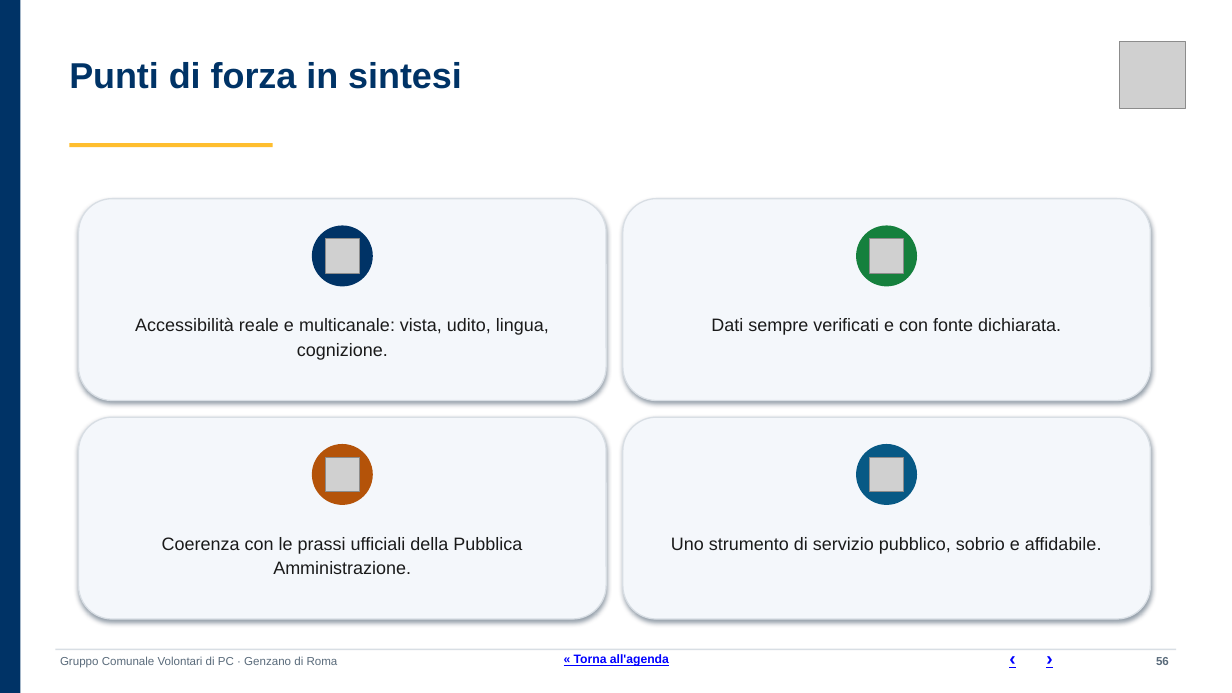
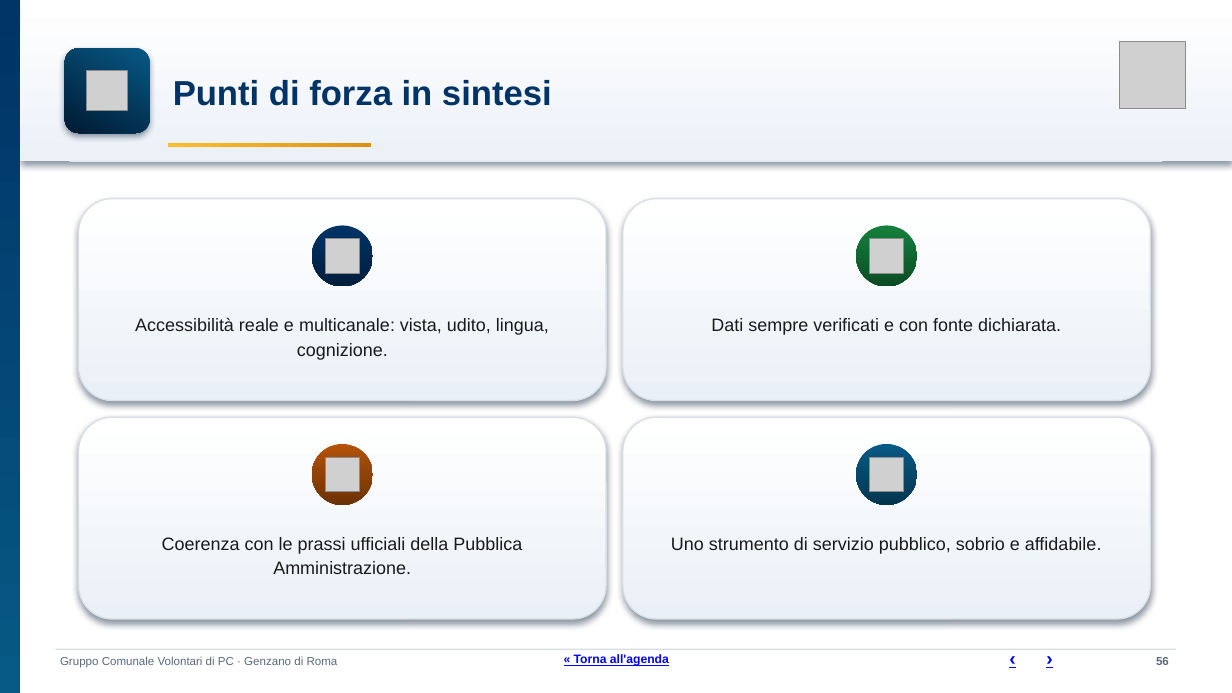
Before and after one commit to SviluppoItaliaDigitale/sito-pc-genzano, a slide deck: slide 56 of static/manuali/presentazione-struttura-sito.pptx. Drawn at 1232x693 pixels with LibreOffice and Linux fonts; fonts in the diff are those of the drawing; grey boxes stand for pictures. Boxes give left, top, right and bottom in pixels: in the first picture for what was removed or moved away, otherwise in the second. Text is boxed around its words. In the diff, an @@ line names an element or a change of style, - is before the commit and + after.

```diff
--- a/static/manuali/presentazione-struttura-sito.pptx
+++ b/static/manuali/presentazione-struttura-sito.pptx
@@ rectangle at [0,0,20,693]: fill #003366 to gradient #003366 to #075985 @@
@@ rectangle added at [20,0,1232,161], fill gradient #FFFFFF to #ECF1F8 @@
@@ rounded rectangle added at [65,48,150,133], fill gradient #075985 to #001A33 @@
@@ text "Punti di forza in sintesi": place and size @@
-text "Punti di forza in sintesi" at [69,62,462,89]
+text "Punti di forza in sintesi" at [173,80,552,106]
@@ text "Punti di forza in sintesi" at [173,80,552,106]: size 28 to 27 pt; vertical alignment top to middle @@
@@ picture added at [87,70,128,111] @@
@@ rectangle: place and size @@
-rectangle at [69,143,273,147]
+rectangle at [168,143,372,147]
@@ rectangle at [168,143,372,147]: fill #FFBE2E to gradient #FFBE2E to #E09010 @@
@@ rectangle added at [69,161,1163,162], fill #DDE5EC @@
@@ ellipse at [312,226,373,287]: fill #003366 to gradient #003366 to #001E3D @@
@@ ellipse at [856,226,917,287]: fill #15803D to gradient #15803D to #0C4C24 @@
@@ fill #F4F7FB to gradient #FFFFFF to #EAF0F7; shadow changed in 4 elements at [79,199,606,401], [623,199,1151,401], [79,417,606,619], [623,417,1151,619] @@
@@ ellipse at [312,444,373,505]: fill #B45309 to gradient #B45309 to #6C3105 @@
@@ ellipse at [856,444,917,505]: fill #075985 to gradient #075985 to #04354F @@
```
Also in this commit, not shown: 55 other slides changed, 2 other files.
